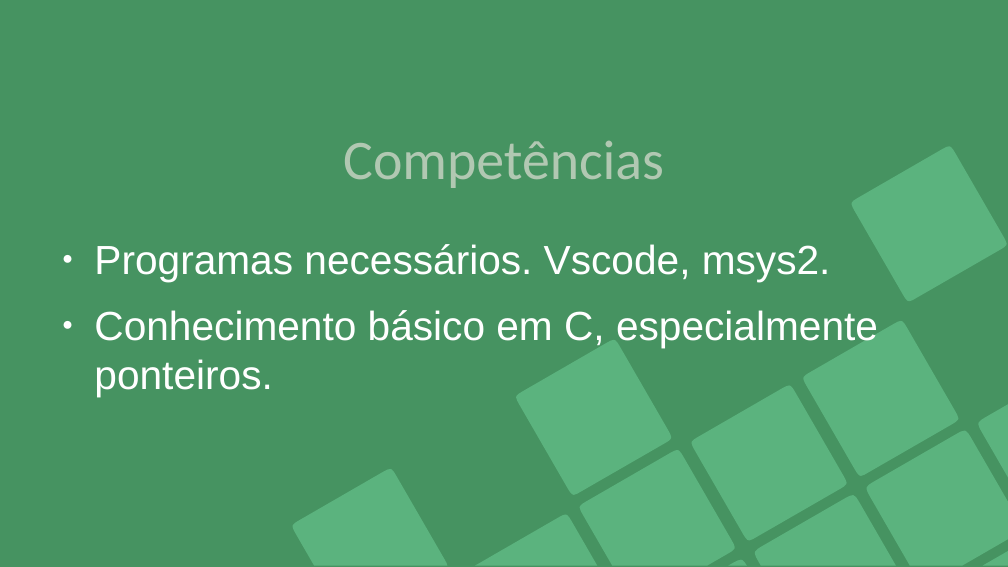
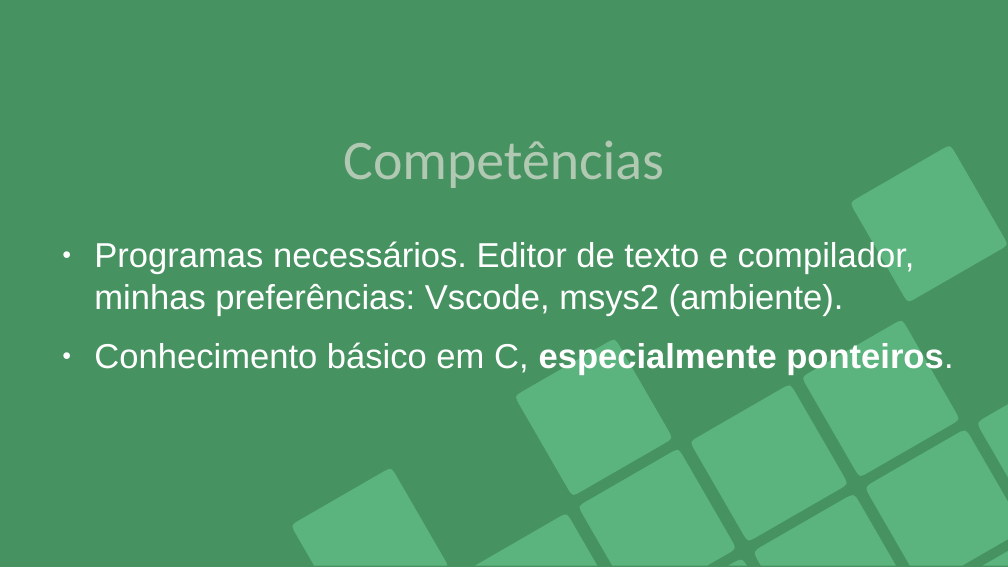
Before and after one commit to Joao-Peterson/Workshop_C, a slide deck: slide 5 of material_visual/Workshop_C_intermediario.odp. Drawn at 1008x567 pixels with LibreOffice and Linux fonts; fonts in the diff are those of the drawing. Boxes give left, top, right and bottom in pixels: in the first picture for what was removed or moved away, otherwise in the second. Text is boxed around its words. In the diff, an @@ line names an element or a change of style, - is before the commit and + after.

```diff
--- a/material_visual/Workshop_C_intermediario.odp
+++ b/material_visual/Workshop_C_intermediario.odp
@@ text at bbox=[94, 241, 915, 316]: text changed; size 32 to 27.2 pt @@
-● Programas necessários. Vscode, msys2.
+● Programas necessários. Editor de texto e compilador, minhas preferências: Vscode, msys2 (ambiente).
@@ text at bbox=[94, 342, 953, 376]: size 32 to 27.2 pt in "Conhecimento básico em C, especialmente ponteiros."; bold on in "especialmente ponteiros." @@
```
Also in this commit, not shown: 3 other slides changed, 4 slides added, 2 other files.
